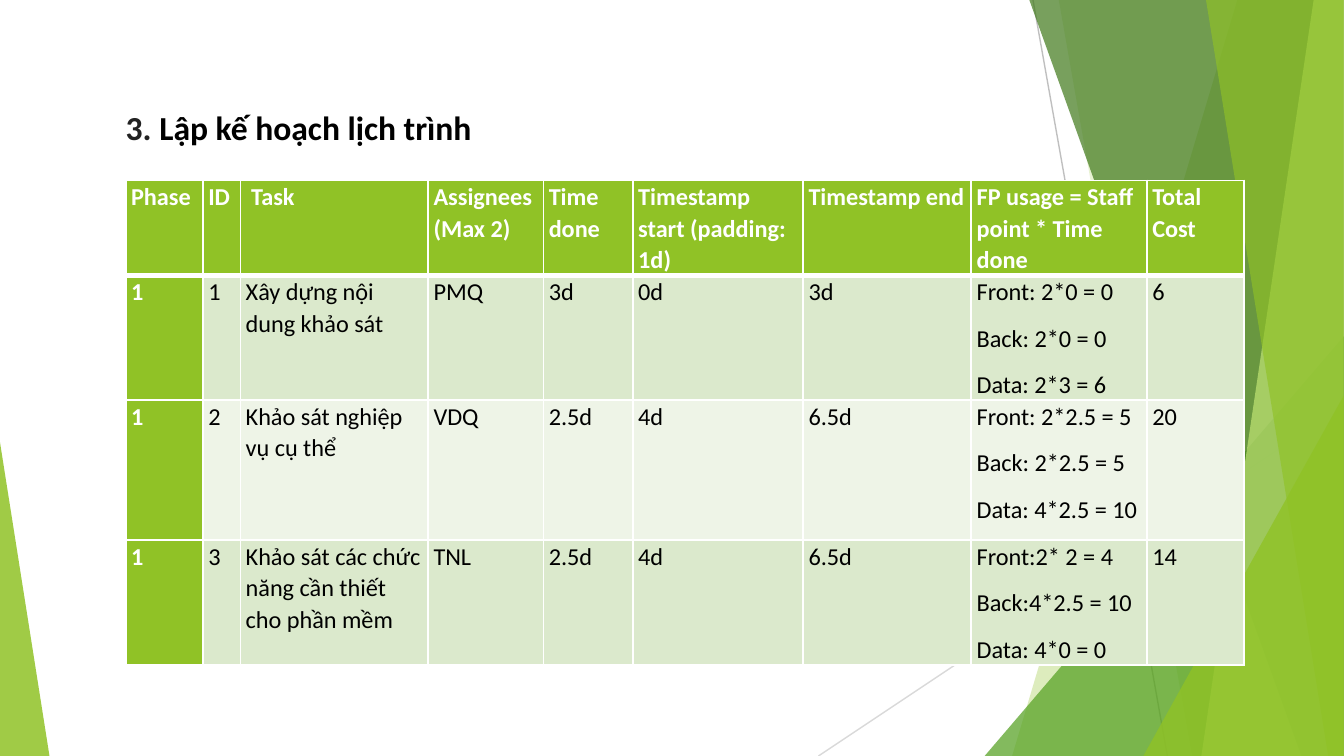
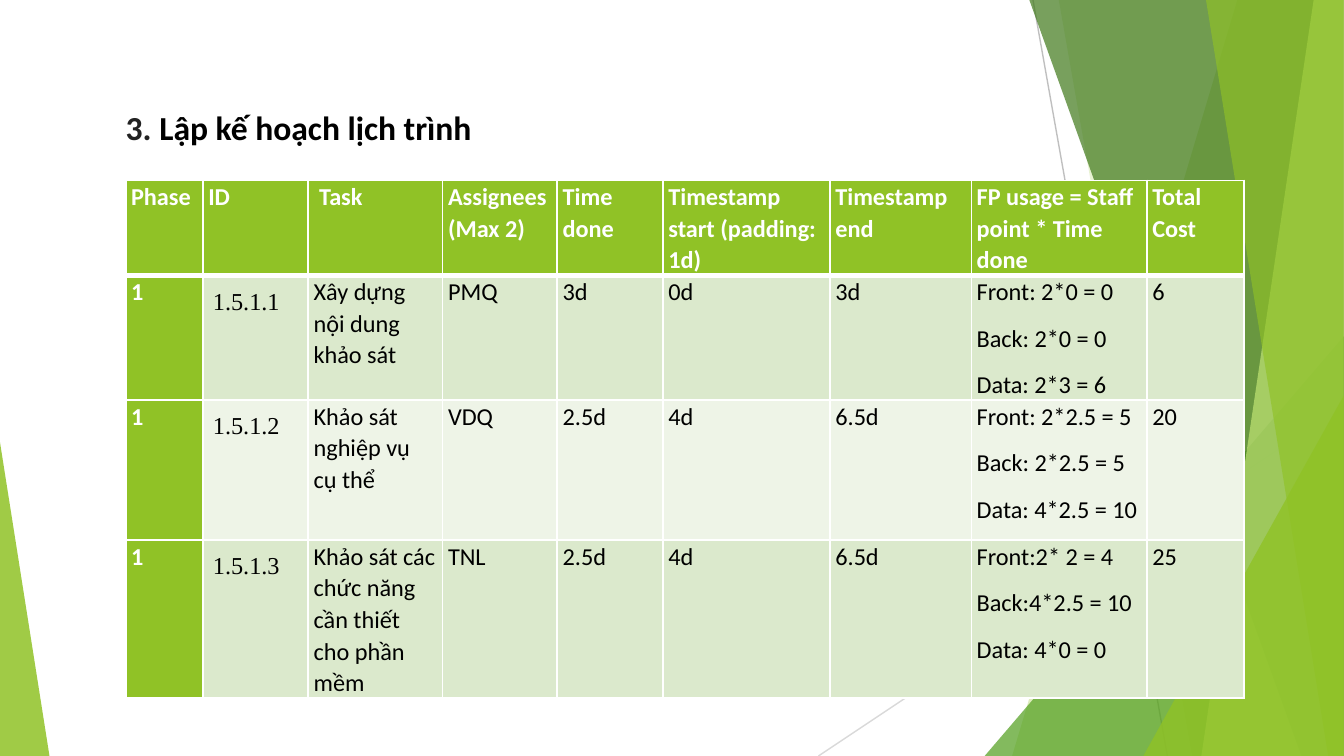
Before and after one commit to EdgarIgnite16/MSP-Project, a slide deck: slide 16 of Report/Nhom9_SingedShop_FinalUltimateVersion.pptx. Drawn at 1344x756 pixels with LibreOffice and Linux fonts; fonts in the diff are those of the drawing. Boxes give left, top, right and bottom in pixels: in the first picture for what was removed or moved away, otherwise in the second. Text is boxed around its words. In the diff, an @@ line names an element or a change of style, - is before the commit and + after.

```diff
--- a/Report/Nhom9_SingedShop_FinalUltimateVersion.pptx
+++ b/Report/Nhom9_SingedShop_FinalUltimateVersion.pptx
@@ table at [126, 180, 1243, 702] @@
-row 2, column 2: 1
+row 2, column 2: 1.5.1.1
-row 3, column 2: 2
+row 3, column 2: 1.5.1.2
-row 4, column 2: 3
+row 4, column 2: 1.5.1.3
-row 4, column 9: 14
+row 4, column 9: 25
```
Also in this commit, not shown: 5 other slides changed, 1 other file.
